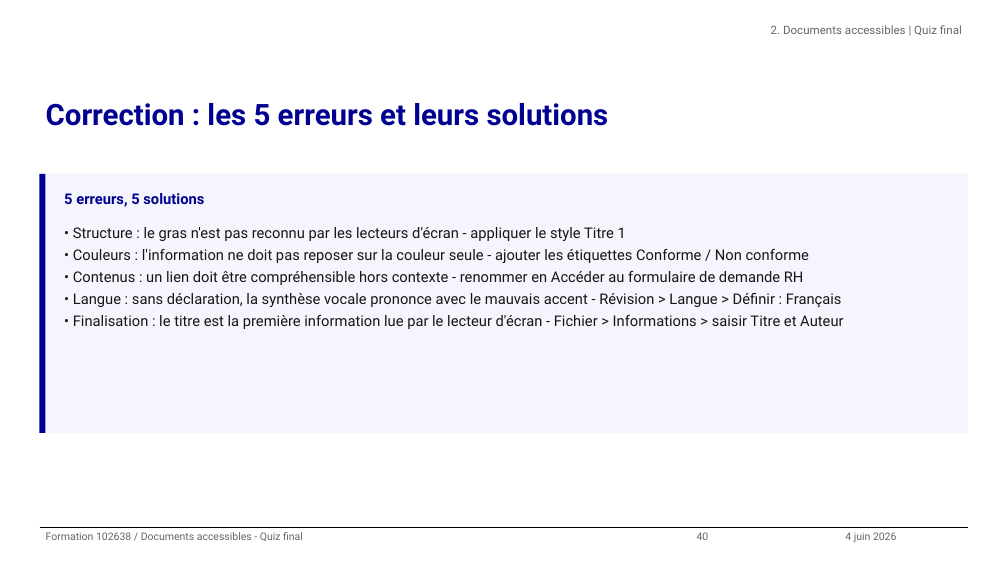
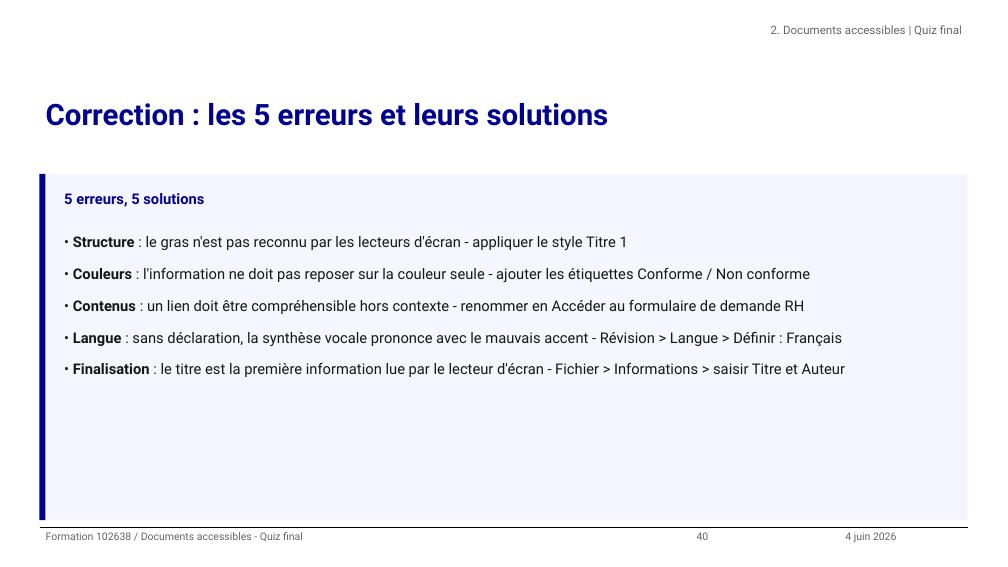
Before and after one commit to alexandra-guiderdoni/usine-fabrication-igpde-102846-ay11, a slide deck: slide 40 of formation-102638-juin-2026.pptx. Drawn at 1008x567 pixels with LibreOffice and Linux fonts; fonts in the diff are those of the drawing; background and template pictures are left out. Boxes give left, top, right and bottom in pixels: in the first picture for what was removed or moved away, otherwise in the second. Text is boxed around its words. In the diff, an @@ line names an element or a change of style, - is before the commit and + after.

```diff
--- a/formation-102638-juin-2026.pptx
+++ b/formation-102638-juin-2026.pptx
@@ rectangle: place and size @@
-rectangle at [39,174,45,433]
+rectangle at [39,174,45,520]
@@ rectangle: place and size @@
-rectangle at [45,174,968,433]
+rectangle at [45,174,968,520]
@@ text "• Structure : le gras ..." at [73,236,845,377]: bold on in "Structure", "Couleurs", "Contenus", "Langue" and 1 more places; line spacing 1.25 to 1.8 @@
```
Also in this commit, not shown: 9 other slides changed, 8 other files.
